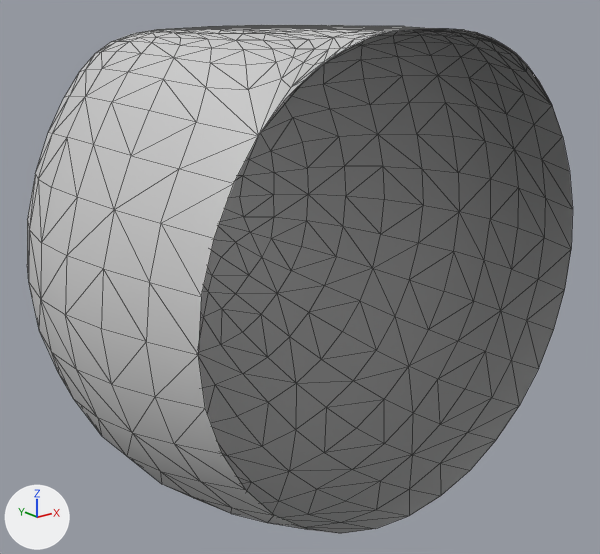
Renders of the COLLADA model iai_kuka_lwr4_description/meshes/arm_wrist.dae from each side of a commit.
Rendered twice from a camera (50 mm lens) standing at (-0.1372, -0.1723, 0.061) and looking at (0.0076, 0.0087, -0.0114). The axes (+X, +Y, +Z) are drawn at lower left. The lights are the same throughout. Mesh edges are drawn as thin lines.

The first picture shows 'potato_001'.
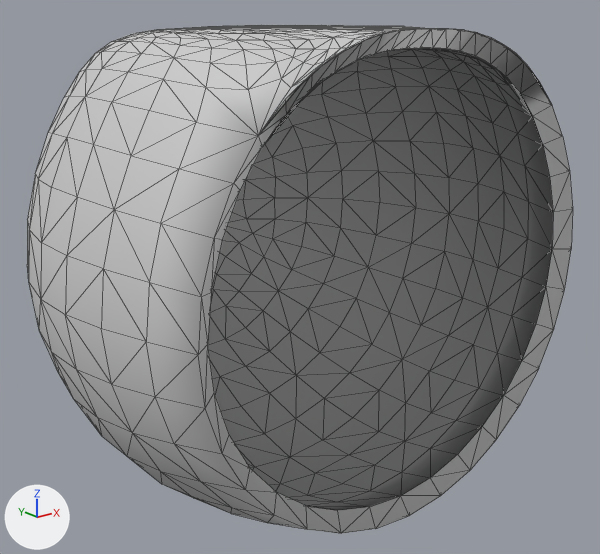
Commit message: solidified the complete kuka arm/collada meshes

Pixel boxes (x1, y1, x2, y2) of what changed, in the pictures (600 x 554 px):
part 1 of me_potato_004_001, added
    after: (198, 29, 573, 534)

Patch to the scene script:
```diff
--- a/iai_kuka_lwr4_description/meshes/arm_wrist.dae.py
+++ b/iai_kuka_lwr4_description/meshes/arm_wrist.dae.py
@@ me_potato_004_001 @@
 # used by ob_potato_001; location = (0.0, 0.0, 0.0)
-me_potato_004_001.from_pydata(...)  # 573 vertices, 1104 faces; spans x -0.0713..0.0713, y -0.0457..0.0796, z -0.0707..0.059
+me_potato_004_001.from_pydata(...)  # 1146 vertices, 2288 faces; spans x -0.0713..0.0713, y -0.0457..0.0796, z -0.0707..0.059
+# me_potato_004_001 part 1: 573 vertices added at x -0.0662..0.0662, y -0.0424..0.074, z -0.0656..0.0548
 me_potato_004_001.materials.append(mat_silver_004)
```
